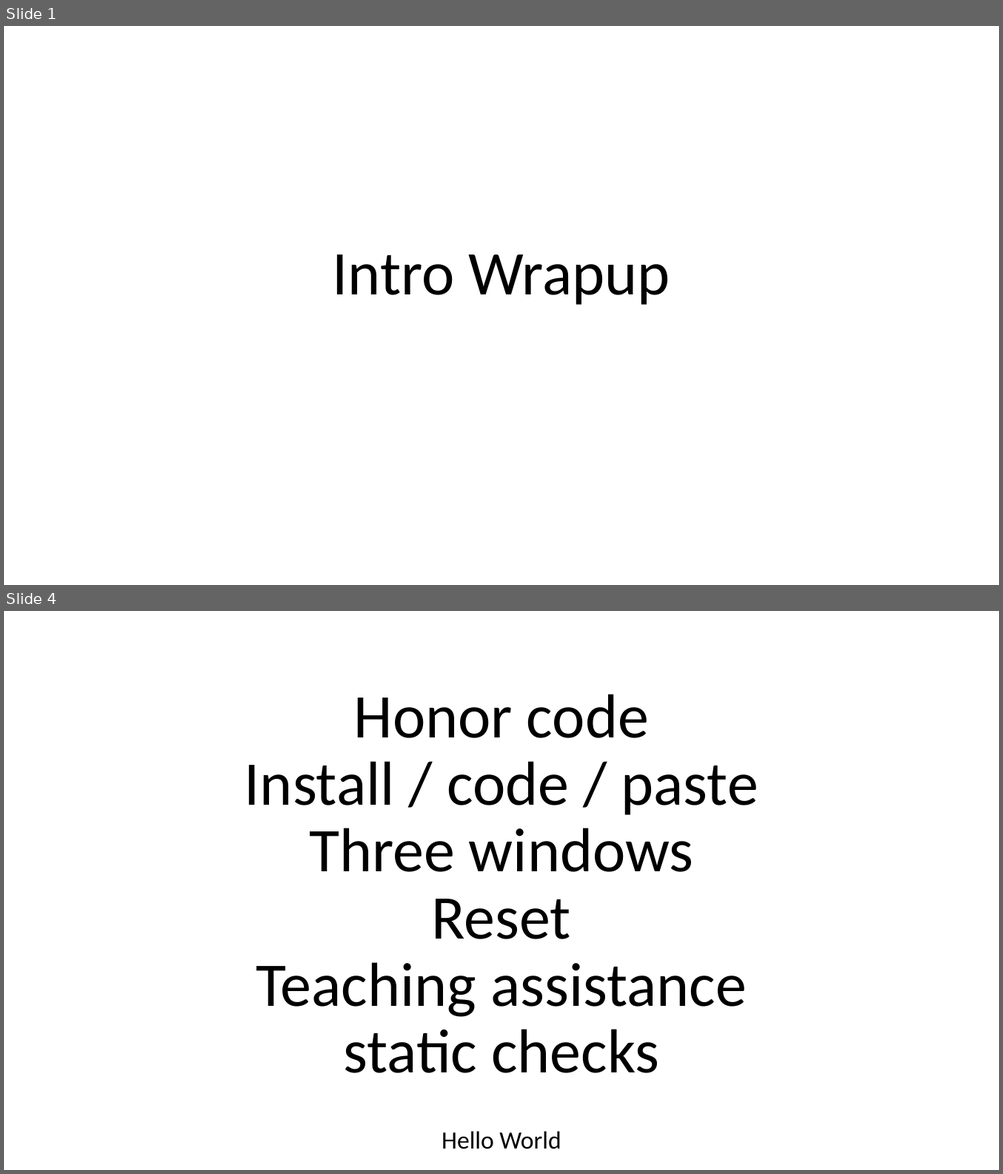
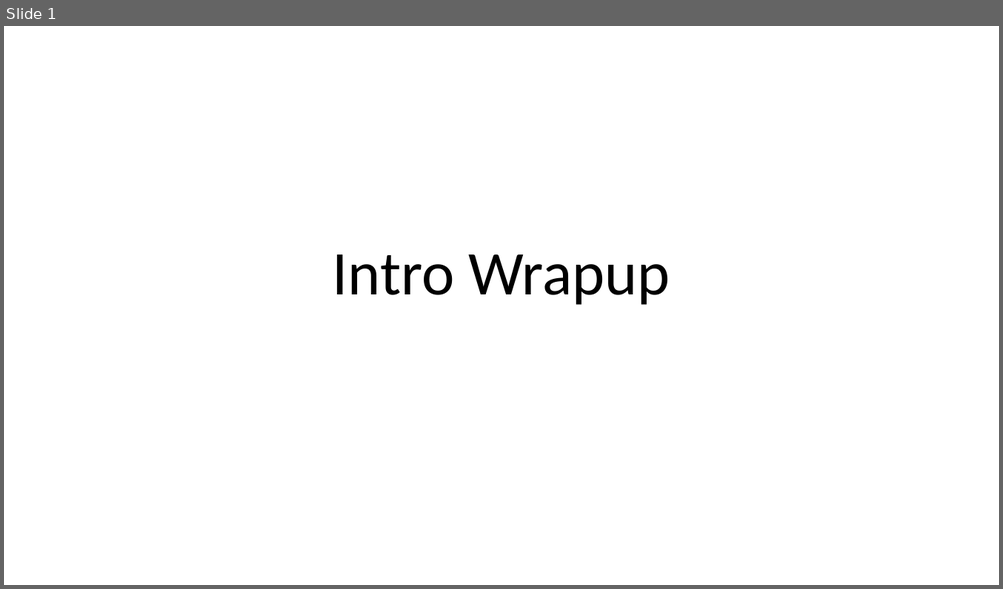
Before and after one commit to niie-it/python, a slide deck: P4E/intro-wrapup.pptx. Shown one above the other, each under a label of ours: slides 1 and 4 before the commit, slide 1 after it; the slides between them are not shown. The pictures are 1003x1174 and 1003x589 pixels, drawn with LibreOffice and Linux fonts; fonts in the diff are those of the drawing. Boxes give left, top, right and bottom in pixels: in the first picture for what was removed or moved away, otherwise in the second. Text is boxed around its words. In the diff, an @@ line names an element or a change of style, - is before the commit and + after.

```diff
--- a/P4E/intro-wrapup.pptx
+++ b/P4E/intro-wrapup.pptx
@@ slide 4 removed at [4, 611, 999, 1170], background #FFFFFF @@
@@ title removed at [244, 694, 758, 1073] @@
-Honor code
-Install / code / paste
-Three windows
-Reset
-Teaching assistance
-static checks
@@ subtitle removed at [441, 1131, 560, 1150] @@
-Hello World
```
Also in this commit, not shown: 3 slides changed, 6 slides added, 2 other slides removed, 7 other files.
